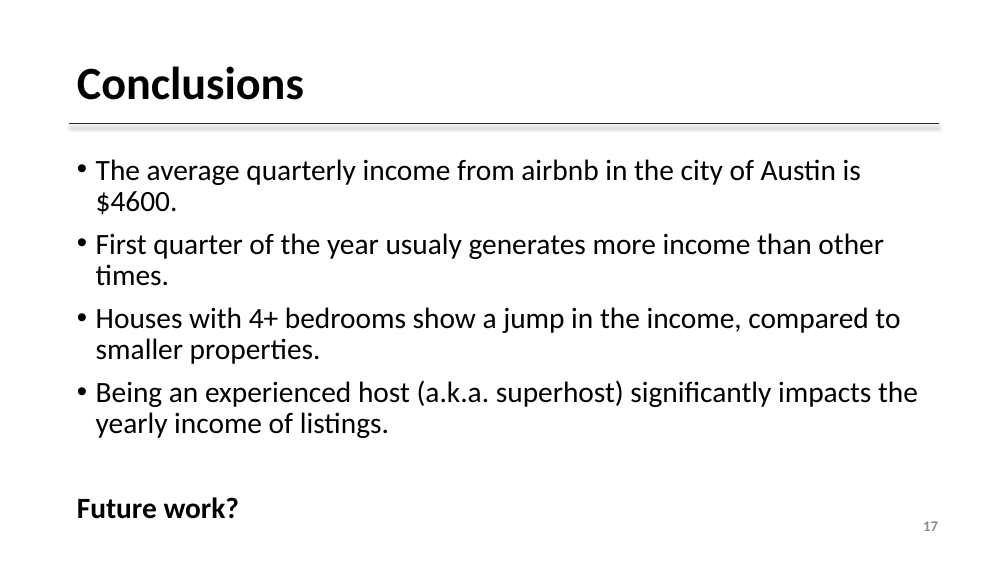
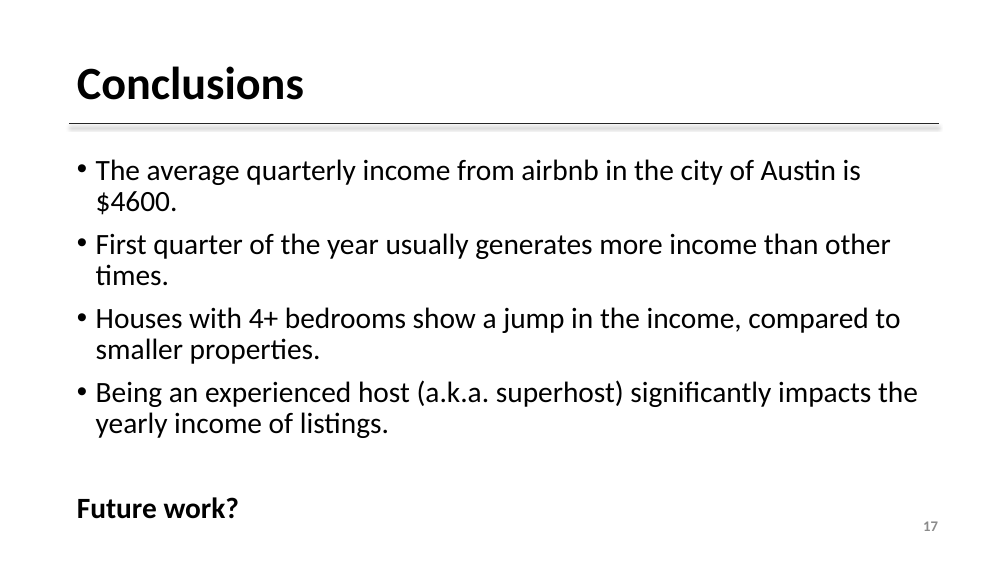
Before and after one commit to malfii/airbnb_investment, a slide deck: slide 17 of presentation/airbnb_investment_Alfi.pptx. Drawn at 1008x567 pixels with LibreOffice and Linux fonts; fonts in the diff are those of the drawing; background and template pictures are left out. Boxes give left, top, right and bottom in pixels: in the first picture for what was removed or moved away, otherwise in the second. Text is boxed around its words. In the diff, an @@ line names an element or a change of style, - is before the commit and + after.

Commit message:
presentation updated

```diff
--- a/presentation/airbnb_investment_Alfi.pptx
+++ b/presentation/airbnb_investment_Alfi.pptx
@@ text at (96,233,891,286): text changed @@
-• First quarter of the year usualy generates more income than other times.
+• First quarter of the year usually generates more income than other times.
```
Also in this commit, not shown: 3 other slides changed.
